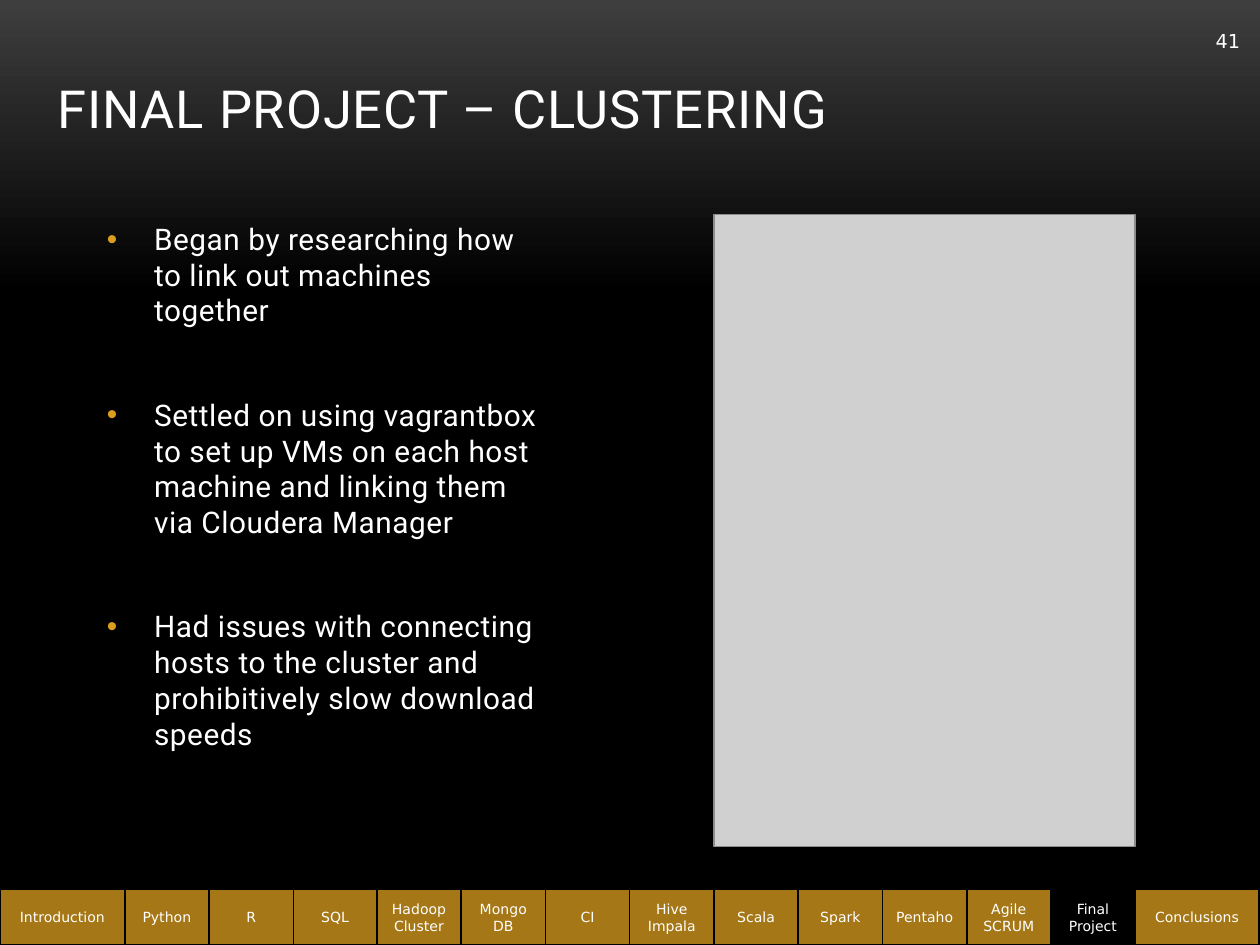
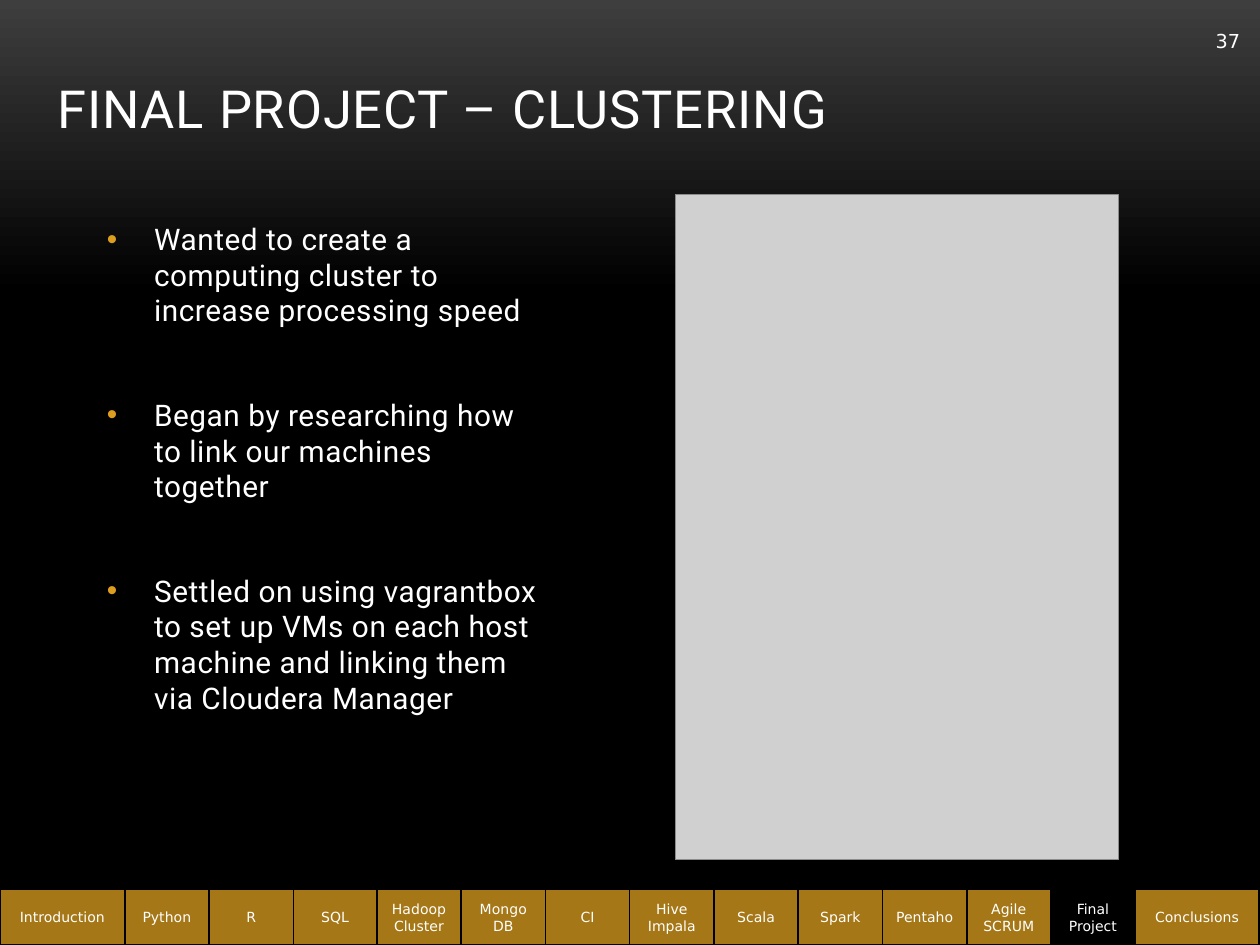
Before and after one commit to abe1ge/teletubbiesQAC, a slide deck: slide 37 of FinalPresentation.pptx (slide 41 before the commit). Drawn at 1260x945 pixels with LibreOffice and Linux fonts; fonts in the diff are those of the drawing; grey boxes stand for pictures; background and template pictures are left out. Boxes give left, top, right and bottom in pixels: in the first picture for what was removed or moved away, otherwise in the second. Text is boxed around its words. In the diff, an @@ line names an element or a change of style, - is before the commit and + after.

```diff
--- a/FinalPresentation.pptx
+++ b/FinalPresentation.pptx
@@ page number at [1216, 33, 1240, 49]: text changed @@
-41
+37
@@ picture: place and size @@
-picture at [714, 214, 1135, 847]
+picture at [675, 195, 1119, 861]
@@ text at [154, 227, 521, 504]: text changed @@
-• Began by researching how to link out machines together
+• Wanted to create a computing cluster to increase processing speed
+• Began by researching how to link our machines together
@@ text at [154, 614, 534, 751]: paragraph removed @@
-• Had issues with connecting hosts to the cluster and prohibitively slow download speeds
```
Also in this commit, not shown: 10 other slides changed, 4 slides added.
